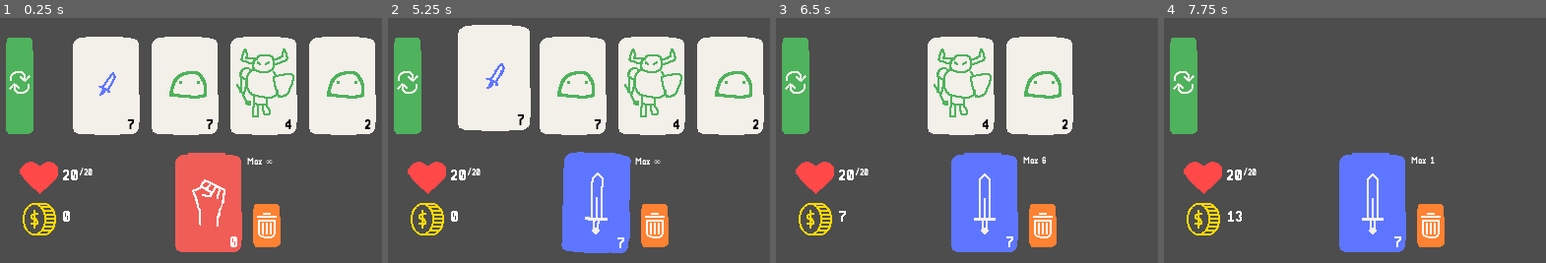
Above: before the commit, frames 1-4 (left to right).
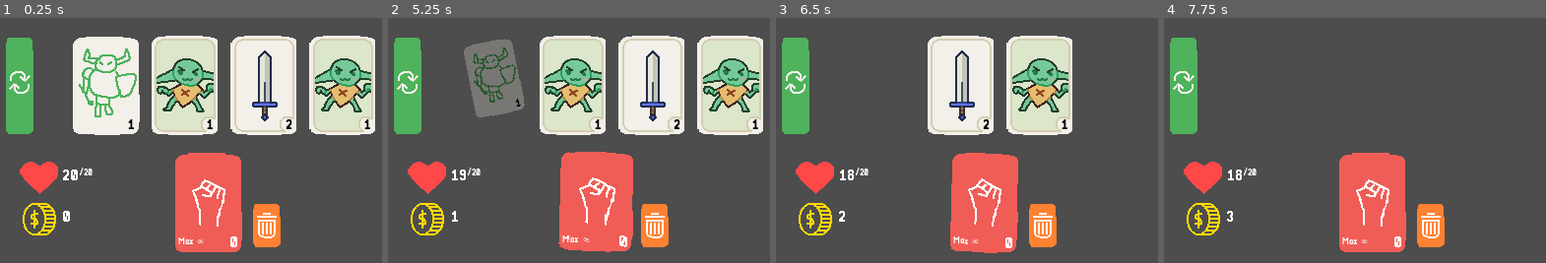
Above: after the commit, the same moments.

Repository: galo-01/exitTheDungeon
Game: Godot game, scene res://Scenes/Test_1.tscn
Two runs of this game, one before a commit and one after it. Both use one fixed random seed, a clock stepped at 60 frames per second and the inputs below.
Inputs (mouse positions are in pixels of both pictures, inside the frame that each line leads up to):
- Up to frame 1 (0.25 s): no input
- Up to frame 2 (5.25 s): click (407, 84) at 0.5 s; click (655, 226) at 1.25 s; click (407, 84) at 2 s; click (655, 226) at 2.75 s; click (407, 84) at 3.5 s; click (655, 226) at 4.25 s; tap Enter at 5 s; move the mouse to (494, 86) at 5.02 s; click (494, 86) at 5.17 s
- Up to frame 3 (6.5 s): move the mouse to (921, 86) at 5.77 s; click (921, 86) at 5.92 s
- Up to frame 4 (7.75 s): move the mouse to (1347, 86) at 6.52 s; click (1347, 86) at 6.67 s; move the mouse to (1389, 86) at 7.27 s; click (1389, 86) at 7.42 s

The runs differ from the first frame. In frame 1, 16% of the frame differs, in the area x 20-99%, y 7-93%; in frame 2, 30%, in the area x 16-99%, y 2-96%; in frame 3, 15%; in frame 4, 7.1%.

Commit message:
Changed the way cards are created, they now use a CardResource. Replaced some placeholder sprites for final sprites

Diff:
--- a/exitthedungeon/Code/card.gd
+++ b/exitthedungeon/Code/card.gd
@@ -13,24 +13,18 @@
 	$Animator.play('idle')
 
 
-func set_card(cardObj):
+func set_card(data: CardData):
 
+	# 1) Level and type from the card data
+	type = data.type
+	level = randi_range(data.min_level, data.max_level)
 
-	match cardObj['card_type']: # [!] level must be calculated in CardManager, not here
-		'monster':
-			level = randi_range(2,10)
-		'weapon':
-			level = randi_range(2,8)
-		'potion':
-			level = randi_range(1,6)
+	print(level)
 
-	type = cardObj['card_type']
-
+	# 2) Set texture and level visuals
+	$Sprite.texture = data.texture
+	LevelLabel.text = str(level)
 	$Animator.play('idle')
-	$Sprite.frame = cardObj['card_index']
-	print('My frame is ',cardObj['card_index'])
-	LevelLabel.text = str(level)
-
 
 # ---------------------------------------------------------------- Click
 
@@ -54,7 +48,7 @@
 signal request_remove(card)
 
 func attack():
-	if (Global.player_max_weapon_damage >= level): # If wapon can kill card (weapon_max_level)
+	if (Global.player_max_weapon_damage >= level): # If weapon can kill card (weapon_max_level)
 		# 1) get damaged and get coins
 		Global.attack(level)
 		# 2) show card animation
--- /dev/null
+++ b/exitthedungeon/Code/cardData.gd
@@ -0,0 +1,9 @@
+extends Resource
+
+class_name CardData
+
+
+@export var type: String
+@export var texture: Texture2D
+@export var min_level: int
+@export var max_level: int
--- a/exitthedungeon/Code/card_manager.gd
+++ b/exitthedungeon/Code/card_manager.gd
@@ -3,14 +3,11 @@
 @export var Card: PackedScene
 @onready var CardContainer = $CardsContainer
 
-var cards = {
-	0: {'card_type':'monster','level':2},
-	1: {'card_type':'monster','level':5},
-	2: {'card_type':'monster','level':7},
-	3: {'card_type':'weapon','level':3},
-	4: {'card_type':'weapon','level':6},
-	5: {'card_type':'potion','level':4},
-}
+
+
+@export var cards_pool: Array[CardData] # NEW array of posible cards
+
+
 
 func _ready() -> void:
 	add_new_cards(4)
@@ -21,20 +18,22 @@
 
 	add_new_cards(num)
 
+
 func add_new_cards(num):
 	print('------------')
 	for i in num:
+
 		# Create card and add to CardContainer
 		var card_instance = Card.instantiate()
 
 		# Add card to CardContainer
 		CardContainer.add_card(card_instance)
 
-		# Set card to that card (what type of card it will be)
-		var x = randi_range(0,5)
-		var card_obj = cards[x].duplicate() # .duplicate() porque sino lo pasa por referencia (edita el objeto original)
-		card_obj['card_index'] = x
-		card_instance.set_card(card_obj)
+		# Choose a card from the card_pool
+		var card_data = cards_pool[randi_range(0,cards_pool.size()-1)]
+
+		# give cardData to the card created
+		card_instance.set_card(card_data)
 
 
 	# Update layout after all cards were added
--- a/exitthedungeon/Code/cards_container.gd
+++ b/exitthedungeon/Code/cards_container.gd
@@ -4,8 +4,6 @@
 @export var y_offset := 0
 @export var animation_time := 0.2
 var tween: Tween
-
-
 
 func add_card(card: Node):
 	add_child(card)
@@ -29,12 +27,12 @@
 		var target_pos = Vector2(start_x + i * card_spacing,y_offset )
 		card.move_to(target_pos, animation_time)
 
-func _on_card_request_remove(card):
+func _on_card_request_remove(card): # for the card to be deleted
 	card.queue_free()
 	await get_tree().process_frame
 	layout_cards()
 
-func move_to(target_pos: Vector2, time: float):
+func move_to(target_pos: Vector2, time: float): # animation
 	if tween:
 		tween.kill()
 	tween = create_tween()
--- a/exitthedungeon/Code/global.gd
+++ b/exitthedungeon/Code/global.gd
@@ -8,13 +8,12 @@
 var player_weapon_level = 0
 var player_max_weapon_damage = 999
 
-var deck = []
-var cards_on_table = []
 
 
 # ------------------------------------------------------------ DECK BOULDING
 
-
+var full_deck = [] # will be the sum fo player_deck and enemy_deck
+var cards_on_table = []
 
 # ------------------------------------------------------------- CARD ACTIONS
 
@@ -28,12 +27,14 @@
 	if (player_weapon_level > 0):
 		player_max_weapon_damage =  damage_level-1
 
+	if(player_max_weapon_damage == 0):
+		HeroNode.discard_weapon()
+
 	HeroNode.attack()
 
 func damage_player(damage):
 	player_health -= damage
 	HeroNode.update_health()
-
 
 func take_potion(level):
 	player_health = min(player_health + level,20)
@@ -44,7 +45,6 @@
 	player_max_weapon_damage = 999
 	HeroNode.get_new_weapon(level)
 
-
 # ------------------------------------------------------------- HAND ACTION
 
 func discard_current_weapon():
--- a/exitthedungeon/Code/hero.gd
+++ b/exitthedungeon/Code/hero.gd
@@ -1,7 +1,7 @@
 extends Node2D
 
 
-@onready var MaxDamageLabel = $Hand/MaxLevel
+@onready var MaxDamageLabel = $Hand/Sprite/MaxLevel
 @onready var DamageLabel = $Hand/Sprite/Damage
 @onready var CoinCounter = $Money/CurrentCoins
 
@@ -14,10 +14,6 @@
 
 func update_coins():
 	CoinCounter.text = str(Global.player_coins)
-
-
-
-
 
 
 func attack():
--- a/exitthedungeon/Scenes/Card.tscn
+++ b/exitthedungeon/Scenes/Card.tscn
@@ -1,7 +1,7 @@
 [gd_scene load_steps=11 format=3 uid="uid://cv2trkxduoqww"]
 
-[ext_resource type="Texture2D" uid="uid://cuwonfpqd4i5f" path="res://Sprites/cards1.png" id="1_aqkew"]
 [ext_resource type="Script" path="res://Code/card.gd" id="1_pji3r"]
+[ext_resource type="Texture2D" uid="uid://b4eua80iyyq7u" path="res://Sprites/Cards/card_goblin2.png" id="2_k10kk"]
 [ext_resource type="LabelSettings" uid="uid://eel80ghwbypo" path="res://Sprites/Label Settings/label3_normal.tres" id="3_40rcs"]
 
 [sub_resource type="RectangleShape2D" id="RectangleShape2D_c8bd4"]
@@ -161,9 +161,7 @@
 
 [node name="Sprite" type="Sprite2D" parent="."]
 position = Vector2(34, 48)
-texture = ExtResource("1_aqkew")
-hframes = 3
-vframes = 3
+texture = ExtResource("2_k10kk")
 
 [node name="LevelLabel" type="Label" parent="Sprite"]
 offset_left = -6.0
--- a/exitthedungeon/Scenes/Test_1.tscn
+++ b/exitthedungeon/Scenes/Test_1.tscn
@@ -1,15 +1,21 @@
-[gd_scene load_steps=16 format=3 uid="uid://b28wgg8vsvahw"]
+[gd_scene load_steps=22 format=3 uid="uid://b28wgg8vsvahw"]
 
 [ext_resource type="PackedScene" uid="uid://cv2trkxduoqww" path="res://Scenes/Card.tscn" id="1_ac6jj"]
 [ext_resource type="Script" path="res://Code/card_manager.gd" id="1_c3chp"]
 [ext_resource type="Script" path="res://Code/hero.gd" id="2_bja64"]
 [ext_resource type="Texture2D" uid="uid://qyonxvr620xd" path="res://Sprites/healthIcon1.png" id="2_txy4r"]
 [ext_resource type="Script" path="res://Code/cards_container.gd" id="3_1dfm8"]
+[ext_resource type="Script" path="res://Code/cardData.gd" id="3_hy8ve"]
 [ext_resource type="Texture2D" uid="uid://dhmlcvakwx6jh" path="res://Sprites/changeCardsButton1.png" id="4_wgtaw"]
+[ext_resource type="Resource" uid="uid://dxy00cbymskb2" path="res://Scenes/Tres/goblins/goblin.tres" id="5_6xdy8"]
+[ext_resource type="Resource" uid="uid://cn7xin2cd04il" path="res://Scenes/Tres/weapons/sword.tres" id="5_pbkl7"]
 [ext_resource type="LabelSettings" uid="uid://kfihbm5bi7c3" path="res://Sprites/Label Settings/label1_normal.tres" id="6_bo4sg"]
+[ext_resource type="Resource" uid="uid://jhmjvjl0ghhg" path="res://Scenes/Tres/goblins/slime.tres" id="6_x3gt3"]
 [ext_resource type="LabelSettings" uid="uid://cg46jtso5i2j3" path="res://Sprites/Label Settings/label2_small.tres" id="7_4sdm5"]
+[ext_resource type="Resource" uid="uid://br24ajl6f7fku" path="res://Scenes/Tres/goblins/goblin_warrior.tres" id="7_8hcp5"]
 [ext_resource type="Texture2D" uid="uid://bvwblna6aqlye" path="res://Sprites/handCard.png" id="7_d8wla"]
 [ext_resource type="Texture2D" uid="uid://hlte2rb60wek" path="res://Sprites/coinIcon1.png" id="8_j8ma8"]
+[ext_resource type="Resource" uid="uid://d3jhioa2lghyn" path="res://Scenes/Tres/items/potion_minor.tres" id="8_vxm47"]
 [ext_resource type="Texture2D" uid="uid://bi7036lw0nhbg" path="res://Sprites/discardButton1.png" id="9_fnpkm"]
 
 [sub_resource type="Animation" id="Animation_qmqw4"]
@@ -120,6 +126,7 @@
 [node name="CardManager" type="Node2D" parent="."]
 script = ExtResource("1_c3chp")
 Card = ExtResource("1_ac6jj")
+cards_pool = Array[ExtResource("3_hy8ve")]([ExtResource("5_pbkl7"), ExtResource("5_6xdy8"), ExtResource("6_x3gt3"), ExtResource("7_8hcp5"), ExtResource("8_vxm47")])
 
 [node name="CardsContainer" type="Node2D" parent="CardManager"]
 position = Vector2(224, 32)
@@ -201,18 +208,18 @@
 label_settings = ExtResource("6_bo4sg")
 horizontal_alignment = 2
 
+[node name="MaxLevel" type="Label" parent="You/Hand/Sprite"]
+offset_left = -31.0
+offset_top = 34.0
+offset_right = 9.0
+offset_bottom = 47.0
+text = "Max ∞"
+label_settings = ExtResource("7_4sdm5")
+
 [node name="Animator" type="AnimationPlayer" parent="You/Hand"]
 libraries = {
 "": SubResource("AnimationLibrary_88qcc")
 }
-
-[node name="MaxLevel" type="Label" parent="You/Hand"]
-offset_left = 120.0
-offset_top = 3.0
-offset_right = 160.0
-offset_bottom = 16.0
-text = "Max ∞"
-label_settings = ExtResource("7_4sdm5")
 
 [node name="TextureButton" type="TextureButton" parent="You/Hand"]
 offset_left = 126.0
--- /dev/null
+++ b/exitthedungeon/Scenes/Tres/goblins/goblin.tres
@@ -0,0 +1,11 @@
+[gd_resource type="Resource" script_class="CardData" load_steps=3 format=3 uid="uid://dxy00cbymskb2"]
+
+[ext_resource type="Script" path="res://Code/cardData.gd" id="1_ckubu"]
+[ext_resource type="Texture2D" uid="uid://db41vk56eqacp" path="res://Sprites/Cards/card_goblin1.png" id="2_8ifer"]
+
+[resource]
+script = ExtResource("1_ckubu")
+type = "monster"
+texture = ExtResource("2_8ifer")
+min_level = 1
+max_level = 1
--- /dev/null
+++ b/exitthedungeon/Scenes/Tres/goblins/goblin_warrior.tres
@@ -0,0 +1,11 @@
+[gd_resource type="Resource" script_class="CardData" load_steps=3 format=3 uid="uid://br24ajl6f7fku"]
+
+[ext_resource type="Script" path="res://Code/cardData.gd" id="1_nmouf"]
+[ext_resource type="Texture2D" uid="uid://cotk347atwl8n" path="res://Sprites/Cards/card_goblin3.png" id="2_fm5f8"]
+
+[resource]
+script = ExtResource("1_nmouf")
+type = "monster"
+texture = ExtResource("2_fm5f8")
+min_level = 1
+max_level = 1
--- /dev/null
+++ b/exitthedungeon/Scenes/Tres/goblins/slime.tres
@@ -0,0 +1,11 @@
+[gd_resource type="Resource" script_class="CardData" load_steps=3 format=3 uid="uid://jhmjvjl0ghhg"]
+
+[ext_resource type="Script" path="res://Code/cardData.gd" id="1_dpbvm"]
+[ext_resource type="Texture2D" uid="uid://db41vk56eqacp" path="res://Sprites/Cards/card_goblin1.png" id="2_q5e48"]
+
+[resource]
+script = ExtResource("1_dpbvm")
+type = "monster"
+texture = ExtResource("2_q5e48")
+min_level = 1
+max_level = 4
--- /dev/null
+++ b/exitthedungeon/Scenes/Tres/items/potion_mayor.tres
@@ -0,0 +1,11 @@
+[gd_resource type="Resource" script_class="CardData" load_steps=3 format=3 uid="uid://deohwbgeuac4g"]
+
+[ext_resource type="Script" path="res://Code/cardData.gd" id="1_8hmpn"]
+[ext_resource type="Texture2D" uid="uid://n2nbuxi4vv0l" path="res://Sprites/Cards/card_potion_minor.png" id="2_uwkki"]
+
+[resource]
+script = ExtResource("1_8hmpn")
+type = "potion"
+texture = ExtResource("2_uwkki")
+min_level = 4
+max_level = 6
--- /dev/null
+++ b/exitthedungeon/Scenes/Tres/items/potion_minor.tres
@@ -0,0 +1,11 @@
+[gd_resource type="Resource" script_class="CardData" load_steps=3 format=3 uid="uid://d3jhioa2lghyn"]
+
+[ext_resource type="Script" path="res://Code/cardData.gd" id="1_hnl1x"]
+[ext_resource type="Texture2D" uid="uid://n2nbuxi4vv0l" path="res://Sprites/Cards/card_potion_minor.png" id="2_g2kr3"]
+
+[resource]
+script = ExtResource("1_hnl1x")
+type = "potion"
+texture = ExtResource("2_g2kr3")
+min_level = 1
+max_level = 4
--- /dev/null
+++ b/exitthedungeon/Scenes/Tres/weapons/sword.tres
@@ -0,0 +1,11 @@
+[gd_resource type="Resource" script_class="CardData" load_steps=3 format=3 uid="uid://cn7xin2cd04il"]
+
+[ext_resource type="Script" path="res://Code/cardData.gd" id="1_rjv62"]
+[ext_resource type="Texture2D" uid="uid://dxwsxfrx5vgfy" path="res://Sprites/Cards/card_sword1.png" id="2_4ehq2"]
+
+[resource]
+script = ExtResource("1_rjv62")
+type = "weapon"
+texture = ExtResource("2_4ehq2")
+min_level = 1
+max_level = 8
Binary file added: exitthedungeon/Sprites/Cards/card_goblin1.png
Not shown, added: exitthedungeon/Sprites/Cards/card_goblin1.png.import
Binary file added: exitthedungeon/Sprites/Cards/card_goblin2.png
Not shown, added: exitthedungeon/Sprites/Cards/card_goblin2.png.import
Binary file added: exitthedungeon/Sprites/Cards/card_goblin3.png
Not shown, added: exitthedungeon/Sprites/Cards/card_goblin3.png.import
Binary file added: exitthedungeon/Sprites/Cards/card_potion_mayor.png
Not shown, added: exitthedungeon/Sprites/Cards/card_potion_mayor.png.import
Binary file added: exitthedungeon/Sprites/Cards/card_potion_minor.png
Not shown, added: exitthedungeon/Sprites/Cards/card_potion_minor.png.import
Binary file added: exitthedungeon/Sprites/Cards/card_sword1.png
Not shown, added: exitthedungeon/Sprites/Cards/card_sword1.png.import
(and 4 more such lines)
